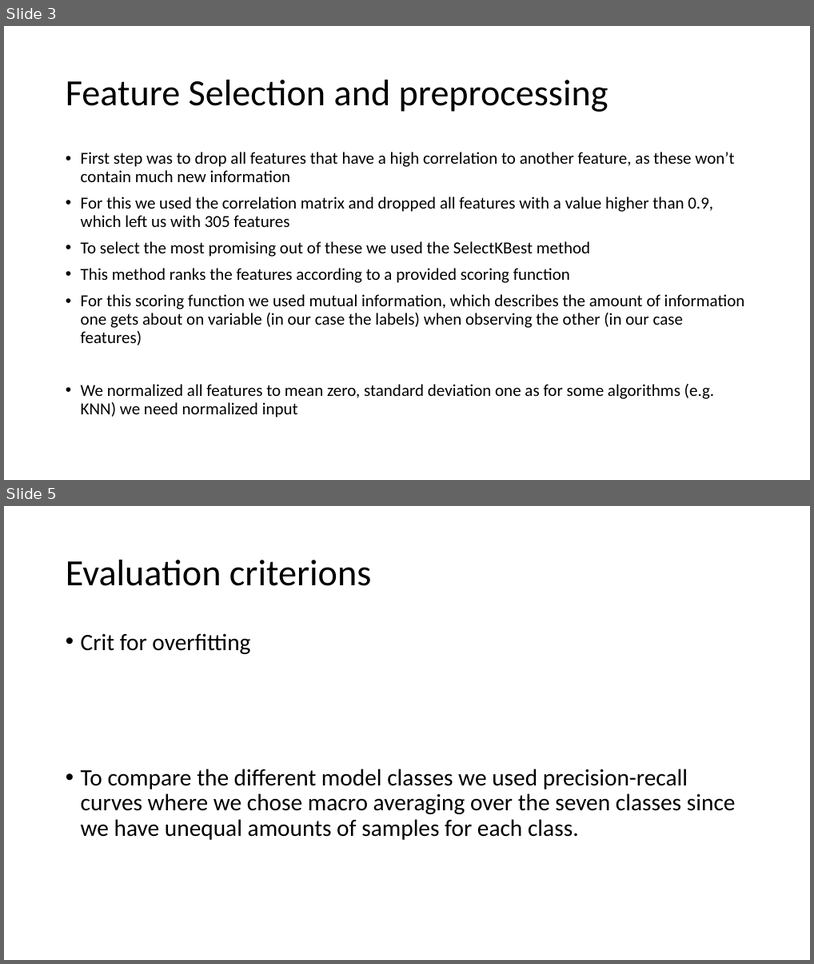
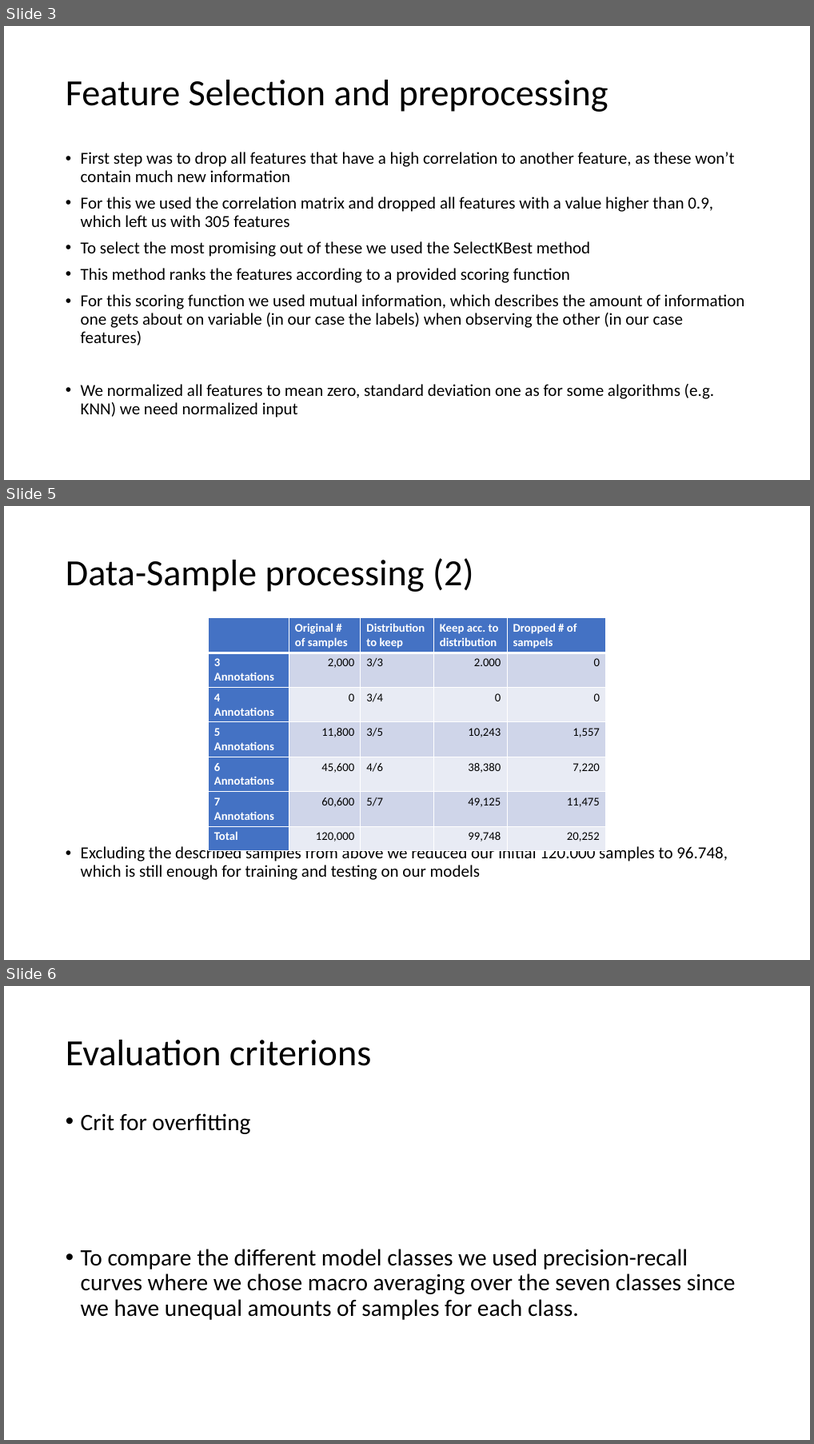
Before and after one commit to sandroassek/SS23_UE_MLPC, a slide deck: Task 3.pptx. Shown one above the other, each under a label of ours: slides 3 and 5 before the commit, slides 3, 5 and 6 after it; the slides between them are not shown. The pictures are 814x964 and 814x1444 pixels, drawn with LibreOffice and Linux fonts; fonts in the diff are those of the drawing. Boxes give left, top, right and bottom in pixels: in the first picture for what was removed or moved away, otherwise in the second. Text is boxed around its words. In the diff, an @@ line names an element or a change of style, - is before the commit and + after.

```diff
--- a/Task 3.pptx
+++ b/Task 3.pptx
@@ slide 5 added at bbox=[4, 506, 810, 960], background #FFFFFF @@
@@ title added at bbox=[66, 558, 474, 592], 44 pt, text #000000 @@
+Data-Sample processing (2)
@@ table added at bbox=[209, 618, 606, 844], 7 rows, 5 columns @@
+ | Original # of samples | Distribution / to keep | Keep acc. to / distribution | Dropped # of / sampels
+3 Annotations | 2,000 | 3/3 | 2.000 | 0
+4 Annotations | 0 | 3/4 | 0 | 0
+5 Annotations | 11,800 | 3/5 | 10,243 | 1,557
+6 Annotations | 45,600 | 4/6 | 38,380 | 7,220
+7 Annotations | 60,600 | 5/7 | 49,125 | 11,475
+Total | 120,000 |  | 99,748 | 20,252
@@ text added at bbox=[81, 844, 728, 880], 20 pt, text #000000 @@
+• Excluding the described samples from above we reduced our initial 120.000 samples to 96.748, which is still enough for training and testing on our models
@@ what was slide 5 is now slide 6 @@
```
Also in this commit, not shown: 1 slide changed.
